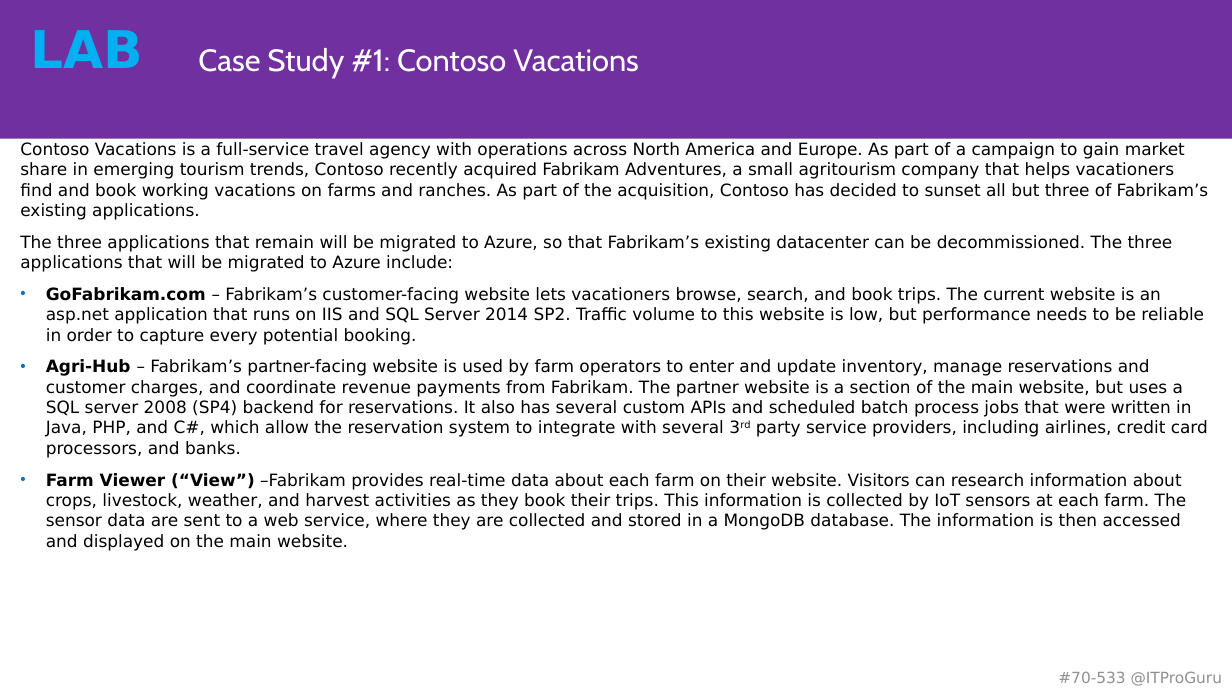
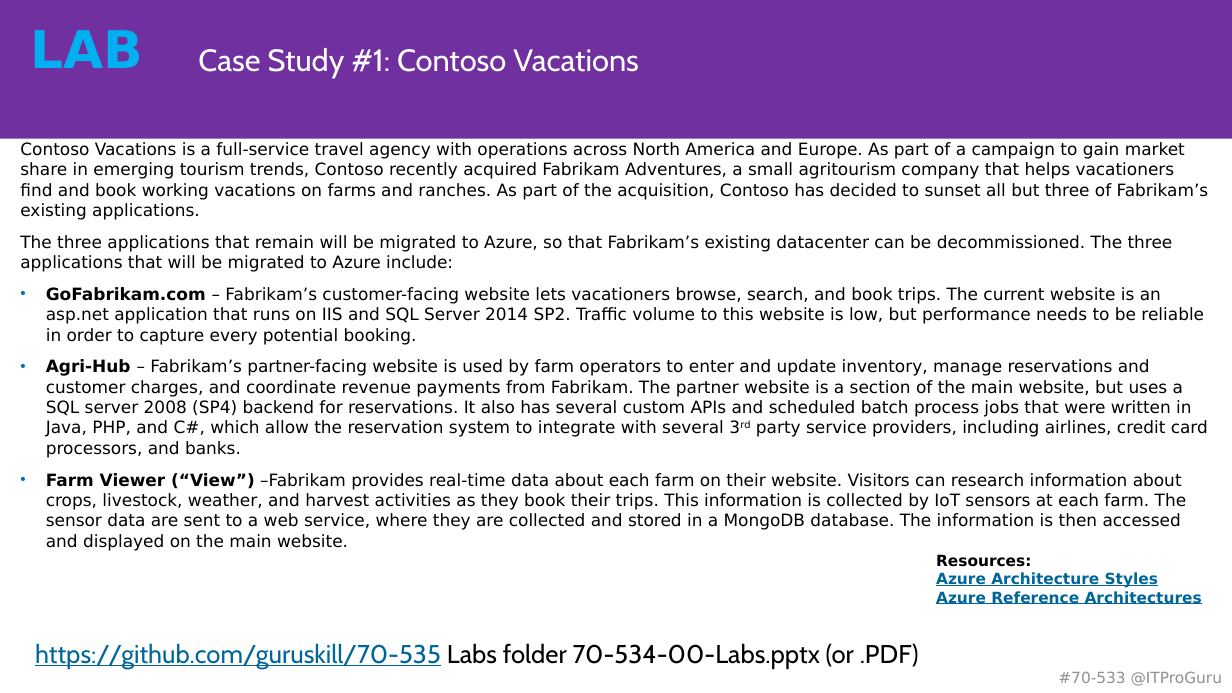
Before and after one commit to guruskill/70-535, a slide deck: slide 26 of Labs/70-535-00-Labs.pptx (slide 27 before the commit). Drawn at 1232x693 pixels with LibreOffice and Linux fonts; fonts in the diff are those of the drawing. Boxes give left, top, right and bottom in pixels: in the first picture for what was removed or moved away, otherwise in the second. Text is boxed around its words. In the diff, an @@ line names an element or a change of style, - is before the commit and + after.

Commit message:
Add Labs

```diff
--- a/Labs/70-535-00-Labs.pptx
+++ b/Labs/70-535-00-Labs.pptx
@@ text added at bbox=[936, 554, 1202, 604], 12 pt, text #006699, bold, underline @@
+Resources:
+Azure Architecture Styles
+Azure Reference Architectures
@@ text added at bbox=[35, 643, 919, 668], 20 pt, text #000000 @@
+https://github.com/guruskill/70-535 Labs folder 70-534-00-Labs.pptx (or .PDF)
```
Also in this commit, not shown: 9 other slides changed, 5 slides added, 3 slides removed.
